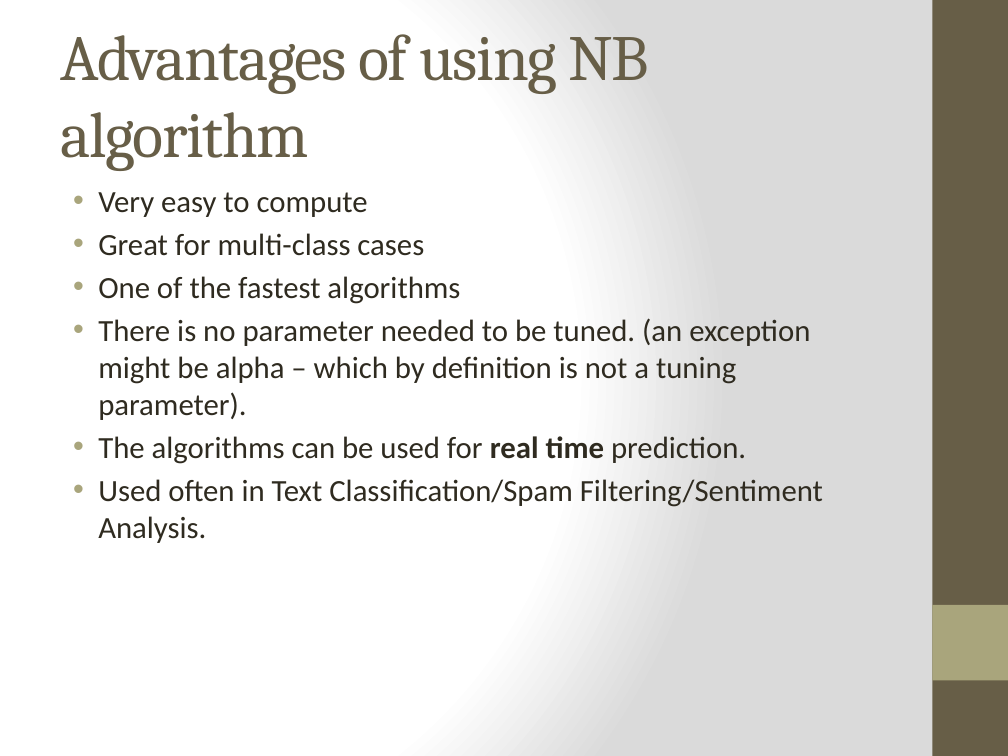
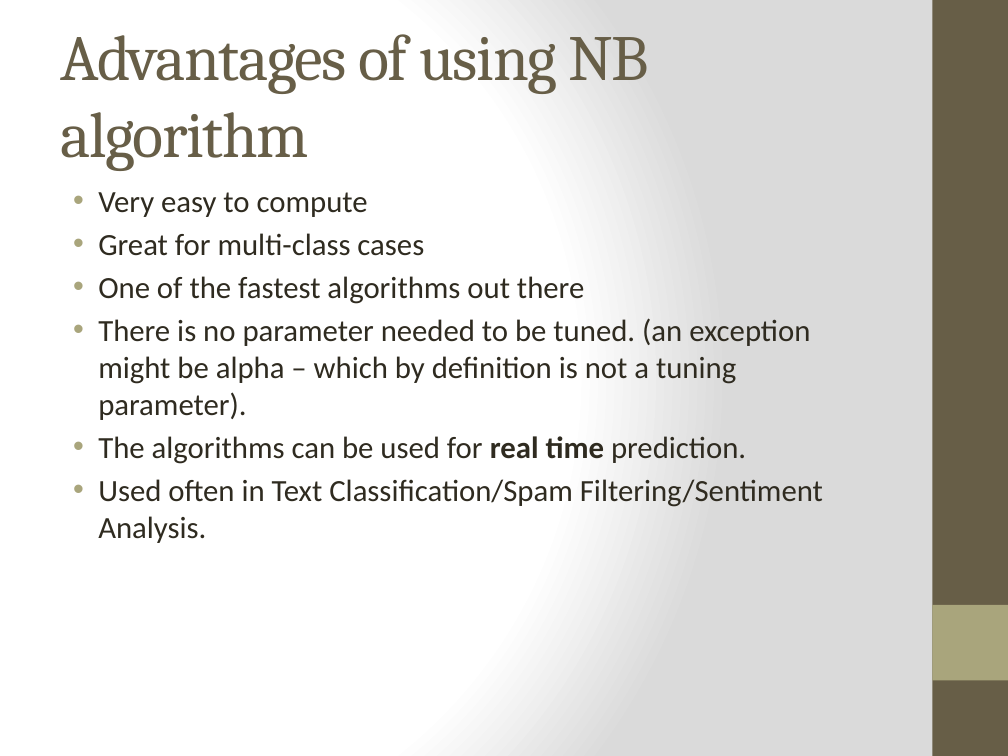
Before and after one commit to karlazz/SF-DAT-20, a slide deck: slide 13 of Lecture Notes-Slides/Lecture 17.pptx. Drawn at 1008x756 pixels with LibreOffice and Linux fonts; fonts in the diff are those of the drawing. Boxes give left, top, right and bottom in pixels: in the first picture for what was removed or moved away, otherwise in the second. Text is boxed around its words. In the diff, an @@ line names an element or a change of style, - is before the commit and + after.

```diff
--- a/Lecture Notes-Slides/Lecture 17.pptx
+++ b/Lecture Notes-Slides/Lecture 17.pptx
@@ text at [98, 276, 584, 304]: text changed @@
-• One of the fastest algorithms
+• One of the fastest algorithms out there
```
Also in this commit, not shown: 7 other slides changed, 33 other files.
